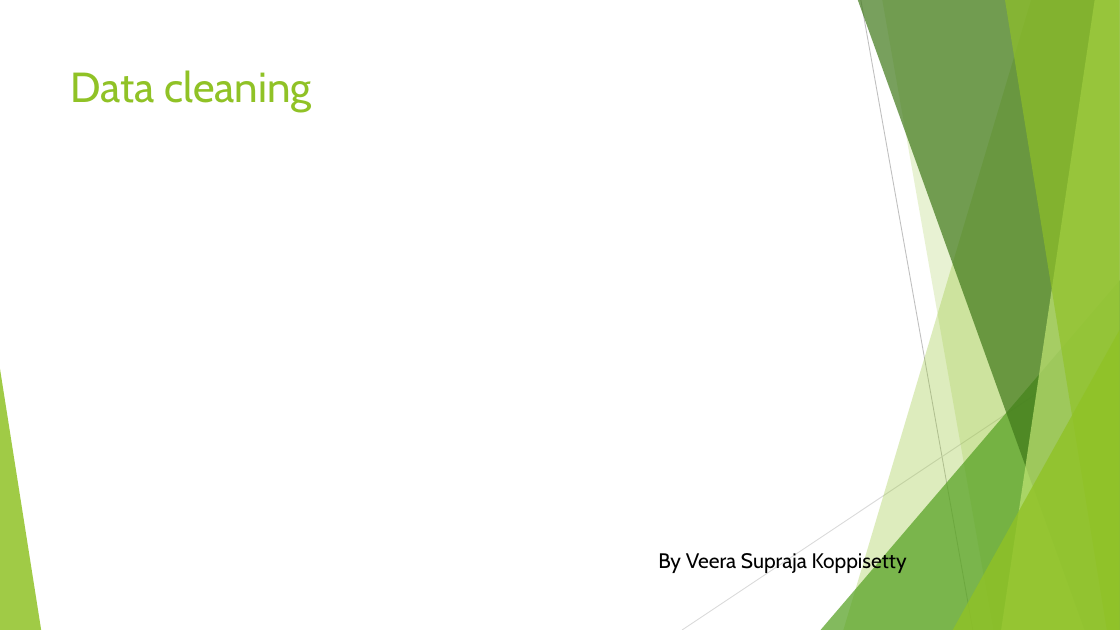
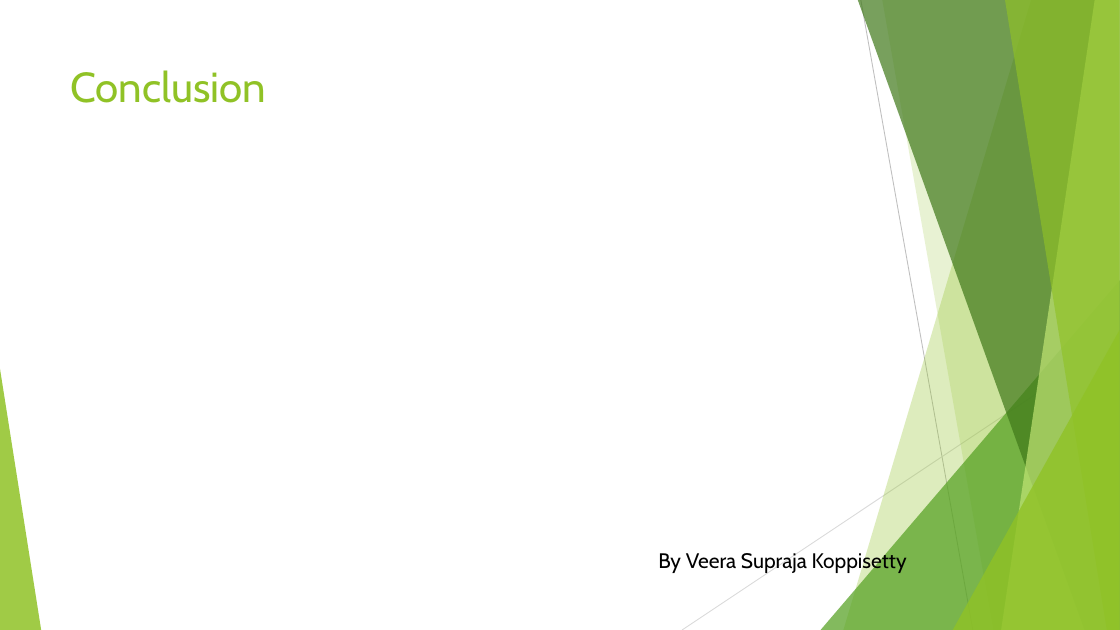
Before and after one commit to fengrujie0721/Impact-of-COVID-19-on-Mental-Health-in-United-States, a slide deck: slide 14 of impact of covid on mental health.pptx (slide 5 before the commit). Drawn at 1120x630 pixels with LibreOffice and Linux fonts; fonts in the diff are those of the drawing. Boxes give left, top, right and bottom in pixels: in the first picture for what was removed or moved away, otherwise in the second. Text is boxed around its words. In the diff, an @@ line names an element or a change of style, - is before the commit and + after.

Commit message:
WIP -- merging data analysis

```diff
--- a/impact of covid on mental health.pptx
+++ b/impact of covid on mental health.pptx
@@ title at [71, 70, 267, 103]: text changed @@
-Data cleaning
+Conclusion
```
Also in this commit, not shown: 2 other slides changed, 2 slides added, 1 slide removed, 13 other files.
